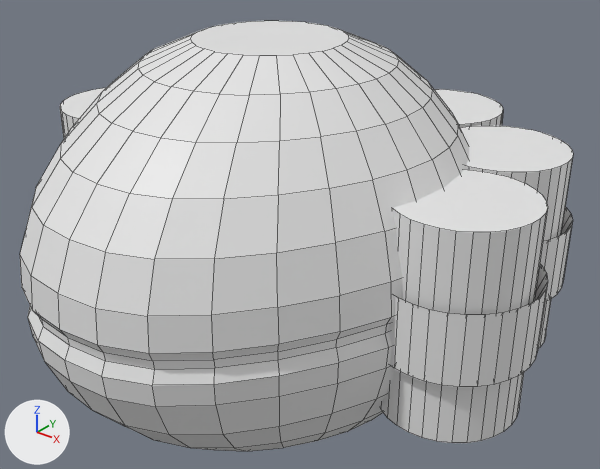
The FBX model Assets/Models/Enemies/flyingenemysuicide.fbx, before and after one commit.
Before and after are seen from a 50 mm lens placed at (1.754, 8.352, 3.454), pointed at (0.073, 10.453, 2.151). The axes (+X, +Y, +Z) are drawn at lower left. The lights are the same throughout. Mesh edges are drawn as thin lines. Where no turn or scale is listed for an object, it has been applied to the vertices.

The first picture shows 'FlyingSuicideShip'.
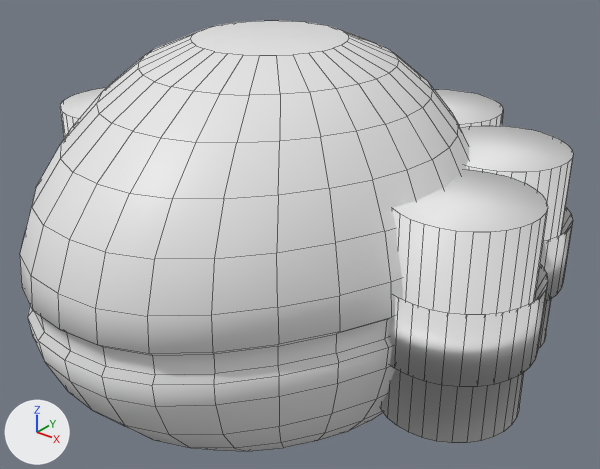
Changed parts and their boxes [x1, y1, x2, y2] in the pictures (600 x 469 px; the box of a moved part takes in the faces that stretch with it):
```json
{"object": "FlyingSuicideShip", "change": "reshaped, shading changed", "before": [20, 21, 573, 451], "after": [20, 21, 573, 451]}
{"part": 1, "of": "me_sphere_002", "change": "moved or reshaped", "before": [28, 306, 394, 385], "after": [28, 306, 394, 385]}
{"part": 2, "of": "me_sphere_002", "change": "shading changed", "before": [20, 21, 573, 451], "after": [20, 21, 573, 451]}
```

The change, as JSON lines over the scene's bpy script:
```json
{"block": "me_sphere_002", "where": "me_sphere_002.from_pydata(...)  # 1660 vertices, 1454 faces; spans x -1.01..1.01, y -0.92..0.98, z -0.65..0.69"}
{"block": "me_sphere_002", "where": "# used by ob_flyingsuicideship; location = (0.0, 10.39, 2.171)"}
{"block": "me_sphere_002", "change": "me_sphere_002 part 1: all 64 vertices in x -0.72..0.72, y -0.9..0.72, z -0.03..0.0 are scaled about their middle by (1, 1, 2.23)"}
{"block": "me_sphere_002", "change": "me_sphere_002 part 2: edges marked sharp go from 3100 to 0"}
```
